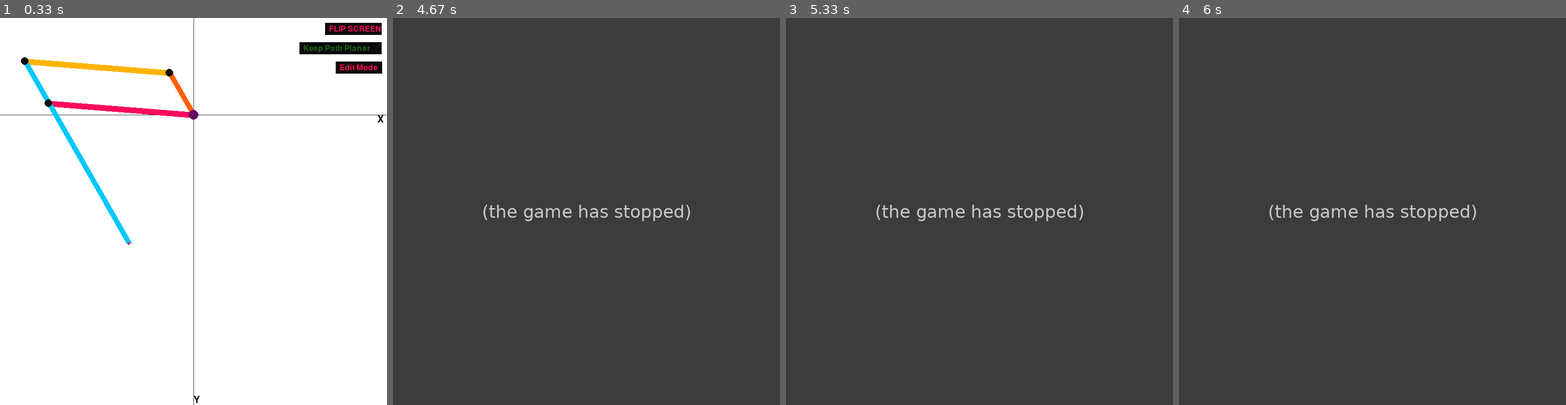
Above: before the commit, frames 1-4 (left to right).
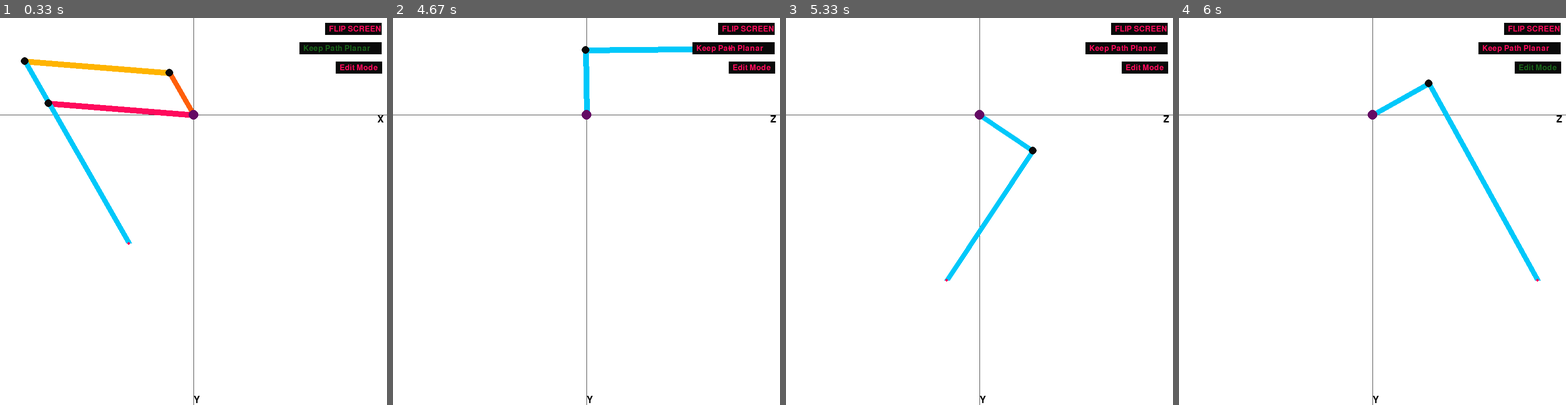
Above: after the commit, the same moments.

Repository: mRobinson10-28-98/Pygame-Mechanism-Package
Game: pygame game, started from Inverse Kinematics/5_Bar_3_DoF_IK.py
Two runs of this game, one before a commit and one after it. Both use one fixed random seed, a clock stepped at 60 frames per second and the inputs below.
Inputs (mouse positions are in pixels of both pictures, inside the frame that each line leads up to):
- Up to frame 1 (0.33 s): no input
- Up to frame 2 (4.67 s): press the mouse at (493, 215) at 0.37 s; move the mouse to (559, 257) at 0.47 s; release the mouse at (625, 296) at 0.6 s; tap K at 0.67, 4.33 s; tap Space at 1 s; tap J at 1.33 s; hold P 1.67-2.13 s; move the mouse to (721, 288) at 1.7 s; hold L 2.17-2.63 s; move the mouse to (439, 319) at 2.2 s; click "FLIP SCREEN" at 2.72 s; hold K 3-3.47 s; move the mouse to (679, 137) at 3.03 s; click "Keep Path Planar" at 4.05 s
- Up to frame 3 (5.33 s): press the mouse at (886, 215) at 4.7 s; move the mouse to (944, 226) at 4.8 s; release the mouse at (1002, 242) at 4.93 s; hold J 5-5.3 s; tap K at 5.07 s; click (948, 281) at 5.08 s
- Up to frame 4 (6 s): click "Edit Mode" at 5.38 s

Frame 1 is identical in both runs. In frame 2, 100% of the frame differs, in the area x 0-100%, y 0-100%; in frame 3, 100%; in frame 4, 100%.
Error before the commit: TypeError: Point.render() missing 2 required positional arguments: 'window' and 'xyScreen' (...; the game stopped at 4.37 s (later frames are placeholders)

Commit message:
Created a lot more files for different classes

Diff:
--- a/Inverse Kinematics/5_Bar_3_DoF_IK.py
+++ b/Inverse Kinematics/5_Bar_3_DoF_IK.py
@@ -3,15 +3,22 @@
 import csv
 
 import Variables as v
+import Basic_Functions as bf
 from Basic_Functions import pixels_to_inches
 from Basic_Functions import inches_to_pixels
 from Point import Point
 from Linkage import Linkage
-
-
-
+from CsvWriter import CsvWriter
+from Leg import Leg
+from Key import Key
+
+
+'''
 fileWriteName = '/home/pi/Documents/Motor Control/Normal Walking Gait/03032021.csv'
 fileReadName = '/home/pi/Documents/Motor Control/Normal Walking Gait/03032021.csv'
+ '''
+fileWriteName = 'C:/Users/drunk/PycharmProjects/pythonProject/Sean/5 Bar 3 Dof Quadruped/Normal Walking Gaits/03132021.csv'
+fileReadName = 'C:/Users/drunk/PycharmProjects/pythonProject/Sean/5 Bar 3 Dof Quadruped/Normal Walking Gaits/03132021.csv'
 
 # Initiated pygame
 py.init()
@@ -45,11 +52,11 @@
     for linkage in linkages:
         linkage.render(win, xyScreen)
     for button in buttons:
-        button.render()
+        button.render(win)
     for point in points:
         point.render(win, xyScreen)
 
-    leg1.render()
+    leg1.render(win, xyScreen)
     py.display.update()
 
 
@@ -67,220 +74,10 @@
     linkage_hipy = Linkage(leg1.lhipy, leg1.jointhip_z,
                        leg1.jointhip_y, -leg1.thetahip + m.pi/2, v.blue, linkages, xy=False)
 
-def initialize_screen():
-    py.time.delay(v.time_delay)
-    win.fill((255, 255, 255))
-
-    for event in py.event.get():
-        if event.type == py.QUIT:
-            run = False
-
-# x,y are coordinate points that are determined by clicking mouse
-# x,y coordinates are converted to inches in Point class before defined in Leg class
-# All Leg parameters in inches
-# All Angles referenced from y-axis +CCW
-
-
-class Leg:
-    def __init__(self, l1, l2, l3, l4, l5, lhipz):
-        self.origin_x = v.origin_x
-        self.origin_y = v.origin_y
-        self.l1 = l1
-        self.l2 = l2
-        self.l3 = l3
-        self.l4 = l4
-        self.l5 = l5
-        self.lhipz = lhipz
-
-        self.x = 0
-        self.y = 0
-        self.z = 0
-        self.csvCoord = []
-
-        self.lhipy = 0
-        self.theta1 = 0
-        self.theta2 = 0
-        self.theta3 = 0
-        self.theta4 = 0
-        self.thetahip = 0
-        self.csvThetas = []
-
-        self.thetaRef = 0
-        self.angles = [self.theta1, self.theta2, self.theta3, self.theta4]
-
-        self.joint2_x = self.origin_x + self.l2 * m.sin(self.theta2)
-        self.joint2_y = self.origin_y + self.l2 * m.cos(self.theta2)
-
-        self.joint3_x = self.origin_x + self.l2 * \
-            m.sin(self.theta2) + self.l3 * m.sin(self.theta3)
-        self.joint3_y = self.origin_y + self.l2 * \
-            m.cos(self.theta2) + self.l3 * m.cos(self.theta3)
-
-        self.joint4_x = self.origin_x + self.l1 * m.sin(self.theta1)
-        self.joint4_y = self.origin_y + self.l1 * m.cos(self.theta1)
-
-        self.jointhip_z = self.origin_x + self.lhipz * m.cos(self.thetahip)
-        self.jointhip_y = self.origin_y - self.lhipz * m.sin(self.thetahip)
-
-    def inv_kinematics(self):
-        self.thetaRef = m.acos(
-            (self.x**2 + self.y**2 - self.l1**2 - self.l5**2) / (2 * self.l1 * self.l5))
-        beta = m.atan2(self.l5 * m.sin(self.thetaRef),
-                       (self.l1 + self.l5 * m.cos(self.thetaRef)))
-        gamma = m.atan2(self.x, self.y)
-
-        self.theta1 = gamma - beta
-        self.theta4 = self.theta1 + self.thetaRef
-
-        RHS = self.l3**2 + self.l4**2 + self.l1**2 - self.l2**2 - (2 * self.l4 * self.l1 * m.cos(
-            self.theta4) * m.cos(self.theta1)) - (2 * self.l4 * self.l1 * m.sin(self.theta4) * m.sin(self.theta1))
-        a = RHS + 2 * self.l3 * self.l1 * \
-            m.cos(self.theta1) - 2 * self.l3 * self.l4 * m.cos(self.theta4)
-        b = 4 * self.l3 * self.l4 *\
-            m.sin(self.theta4) - 4 * self.l3 * self.l1 * m.sin(self.theta1)
-        c = RHS + 2 * self.l3 * self.l4 *\
-            m.cos(self.theta4) - 2 * self.l3 * self.l1 * m.cos(self.theta1)
-
-        u1 = (-b + m.sqrt(b**2 - 4 * a * c)) / (2 * a)
-
-        self.theta3 = 2 * m.atan(u1)
-        if self.theta3 <= 0:
-            self.theta3 += (2*m.pi)
-
-        self.theta2 = m.asin((-self.l3 * m.sin(self.theta3) - self.l4 *
-                              m.sin(self.theta4) + self.l1 * m.sin(self.theta1))/self.l2)
-
-        if (-self.l3 * m.cos(self.theta3) - self.l4 * m.cos(self.theta4) + self.l1 * m.cos(self.theta1))/self.l2 <= 0:
-            self.theta2 = m.pi - self.theta2
-
-        self.joint2_x = self.origin_x + self.l2 * m.sin(self.theta2)
-        self.joint2_y = self.origin_y + self.l2 * m.cos(self.theta2)
-
-        self.joint3_x = self.origin_x + self.l2 * \
-            m.sin(self.theta2) + self.l3 * m.sin(self.theta3)
-        self.joint3_y = self.origin_y + self.l2 * \
-            m.cos(self.theta2) + self.l3 * m.cos(self.theta3)
-
-        self.joint4_x = self.origin_x + self.l1 * m.sin(self.theta1)
-        self.joint4_y = self.origin_y + self.l1 * m.cos(self.theta1)
-
-        self.jointhip_z = self.origin_x + self.lhipz * m.cos(self.thetahip)
-        self.jointhip_y = self.origin_y - self.lhipz * m.sin(self.thetahip)
-
-        self.lhipy = m.sqrt(self.z**2 + self.y**2 - self.lhipz**2)
-        self.thetahip = m.atan2(-self.y, self.z) + \
-            m.atan2(self.lhipy, self.lhipz)
-
-
-    def servo_angles(self):
-        if self.theta1 <= 0:
-            self.theta1 = (self.theta1+(2*m.pi))
-        elif self.theta1 >= 360:
-            self.theta1 = (self.theta1 - 2*m.pi)
-
-        if self.theta2 <= 0:
-            self.theta2 = (self.theta2+(2*m.pi))
-        elif self.theta2 >= 360:
-            self.theta2 = (self.theta2 - 2*m.pi)
-
-        if self.theta3 <= 0:
-            self.theta3 = (self.theta3+(2*m.pi))
-        elif self.theta3 >= 360:
-            self.theta3 = (self.theta3 - 2*m.pi)
-
-        if self.theta4 <= 0:
-            self.theta4 = (self.theta4+(2*m.pi))
-        elif self.theta4 >= 360:
-            self.theta4 = (self.theta4 - 2*m.pi)
-
-    def render(self):
-        if xyScreen:
-            py.draw.circle(win, v.black, (int(inches_to_pixels(self.joint2_x)), int(
-                inches_to_pixels(self.joint2_y))), 8)
-            py.draw.circle(win, v.black, (int(inches_to_pixels(self.joint3_x)), int(
-                inches_to_pixels(self.joint3_y))), 8)
-            py.draw.circle(win, v.black, (int(inches_to_pixels(self.joint4_x)), int(
-                inches_to_pixels(self.joint4_y))), 8)
-            py.draw.circle(win, v.purple, (int(inches_to_pixels(self.origin_x)), int(
-                inches_to_pixels(self.origin_y))), 10)
-        else:
-            py.draw.circle(win, v.black, (int(inches_to_pixels(self.jointhip_z)), int(
-                inches_to_pixels(self.jointhip_y))), 8)
-            py.draw.circle(win, v.purple, (int(inches_to_pixels(self.origin_x)), int(
-                inches_to_pixels(self.origin_y))), 10)
-
-    def print_system(self):
-        print('Theta1: ' + str(m.degrees(self.theta1)))
-        print('Theta2: ' + str(m.degrees(self.theta1 - self.theta2)))
-        print('ThetaHip: ' + str(m.degrees(self.thetahip)))
-
-#         if self.theta1 - self.theta2 <= 0:
-#             print(m.degrees(
-#                 2*m.pi + self.theta1-self.theta2))
-#         else:
-#             print(m.degrees(self.theta1-self.theta2))
-        print('                             ')
-
-    def append_for_csv(self):
-        t1Csv = self.theta1
-        t2Csv = self.theta2 - self.theta1
-        if t2Csv <= 0:
-            t2Csv += 2*m.pi
-        thCsv = self.thetahip
-        print([str(m.degrees(t1Csv)), str(m.degrees(t2Csv)), str(m.degrees(thCsv))])
-        self.csvThetas.append([str(m.degrees(t1Csv)), str(m.degrees(t2Csv)), str(m.degrees(thCsv)),
-                               str(inches_to_pixels(self.x + v.origin_x)), str(inches_to_pixels(self.y + v.origin_y)), str(inches_to_pixels(self.z + v.origin_x))])
-
-    def write_csv(self):
-        print(' -   -   -   -   -   -   -   -   -   -   -   -  ')
-        print(self.csvThetas)
-        with open(fileWriteName, 'w', newline = '') as new_file:
-            thetaWriter = csv.writer(new_file, delimiter = ',')
-            for column in self.csvThetas:
-                thetaWriter.writerow([str(column[0]), str(column[1]), str(column[2]), str(column[3]), str(column[4]), str(column[5])])
-
-    def append_and_write_csv(self):
-        self.csvThetas = []
-        for point in range(0, len(points)):
-            initialize_screen()
-            linkages = []
-            current_point = points[point]
-            self.x = current_point.x_inches
-            self.y = current_point.y_inches
-            self.inv_kinematics()
-            self.servo_angles()
-            self.append_for_csv()
-            create_leg1()
-            draw_screen()
-
-        self.write_csv()
-
-
-class Clock:
-    def __init__(self, time=0):
-        self.time = time
-        self.previous = False
-        self.current = False
-
-    def refresh(self):
-        self.time = py.time.get_ticks()
-
-    def passed(self):
-        return py.time.get_ticks() - self.time
-
-
-class Key(Clock):
-    def __init__(self, input, debounceTime = 150):
-        super(Key, self).__init__()
-        self.input = input
-        self.debounceTime = debounceTime
-
-    def update(self, bttn):
-        self.input = bttn
-
-    def clicked(self):
-        if self.input and self.passed() >= self.debounceTime:
-            return True
+def csv_writer_iterate_function(point):
+    leg1.reassign_values(point)
+    leg1.inv_kinematics()
+    leg1.servo_angles()
 
 
 class Button:
@@ -295,12 +92,12 @@
         self.buttonFont = py.font.Font('freesansbold.ttf', self.fontSize)
         buttons.append(self)
 
-    def render(self):
-        py.draw.rect(win, v.black, (self.x, self.y, self.width, self.height))
+    def render(self, window):
+        py.draw.rect(window, v.black, (self.x, self.y, self.width, self.height))
         win.blit(self.buttonFont.render(self.name, True, self.color),
                  (self.x + self.fontSize/2, self.y + self.fontSize/3))
 
-    def isclick(self, x, y, click):
+    def clicked(self, x, y, click):
         if self.x <= x <= self.x + self.width:
             if self.y <= y <= self.y + self.height:
                 if click:
@@ -320,7 +117,7 @@
         self.point.z = self.x
 
     def render(self):
-        self.point.render()
+        self.point.render(win, xyScreen)
 
 
 # List of Point elements
@@ -330,31 +127,25 @@
 # Buttons!
 buttons = []
 
-
-keys = py.key.get_pressed()
-mouse_pos = py.mouse.get_pos()
-mouse_press = py.mouse.get_pressed()
-mouse_left_click = 0
-mouse_right_click = 0
-
 leg1 = Leg(v.linkLength1, v.linkLength2, v.linkLength3,
            v.linkLength4, v.linkLength5, v.linkLengthhip)
 
+csvWriter = CsvWriter(fileWriteName)
+
 mouse = Mouse(0, 0)
 
 #Left click is for adding points for the foot
-left_click = Key(mouse_left_click, 250)
-right_click = Key(mouse_right_click)
-k_click = Key(keys[py.K_k])
-k_click.debounceTime = 10
-z_click = Key(keys[py.K_z])
-r_click = Key(keys[py.K_r])
-l_click = Key(keys[py.K_l])
-j_click = Key(keys[py.K_j])
-p_click = Key(keys[py.K_p])
-space_click = Key(keys[py.K_SPACE])
-ctrl_click = Key(keys[py.K_LCTRL])
-shift_click = Key(keys[py.K_LSHIFT])
+left_click = Key(0)
+right_click = Key(2)
+k_click = Key(py.K_k, debounceTime=10)
+z_click = Key(py.K_z)
+r_click = Key(py.K_r)
+l_click = Key(py.K_l)
+j_click = Key(py.K_j)
+p_click = Key(py.K_p)
+space_click = Key(py.K_SPACE)
+ctrl_click = Key(py.K_LCTRL)
+shift_click = Key(py.K_LSHIFT)
 
 
 xyScreen = True
@@ -373,37 +164,24 @@
 run = True
 test = False
 while run:
-    initialize_screen()
-    print(py.time.get_ticks())
+    bf.initialize_screen(win)
+
     # List of Links
     linkages = []
 
-    # User inputs for pygame
+    # Mouse Position
     keys = py.key.get_pressed()
+    mouse_press = py.mouse.get_pressed()
     mouse_pos = py.mouse.get_pos()
-    mouse_press = py.mouse.get_pressed()
-    mouse_left_click = mouse_press[0]
-    mouse_right_click = mouse_press[2]
-
     mouse.x = mouse_pos[0]
     mouse.y = mouse_pos[1]
-    left_click.input = mouse_left_click
-    right_click.input = mouse_right_click
-    k_click.input = keys[py.K_k]
-    z_click.input = keys[py.K_z]
-    r_click.input = keys[py.K_r]
-    l_click.input = keys[py.K_l]
-    j_click.input = keys[py.K_j]
-    p_click.input = keys[py.K_p]
-    space_click.input = keys[py.K_SPACE]
-    ctrl_click.input = keys[py.K_LCTRL]
-    shift_click.input = keys[py.K_LSHIFT]
+
 
     # First, check if any buttons are being clicked
-    if left_click.clicked():
+    if left_click.clicked(mouse_press):
         buttonBool = False
         for button in buttons:
-            if button.isclick(mouse_pos[0], mouse_pos[1], mouse_left_click):
+            if button.clicked(mouse_pos[0], mouse_pos[1], left_click.clicked(mouse_press)):
                 buttonBool = True
 
         if not buttonBool:
@@ -450,8 +228,10 @@
                         y = mouse.y
                         previousPointIndex = point_index
                         xyScreen = False
+                        left_click.refresh()
                     else:
                         Point(mouse.x, mouse.y, inches_to_pixels(v.origin_x + leg1.lhipz), points)
+                        left_click.refresh()
 
                 # If you've already clicked a point in the xy plane and are not in yx plane, create a point
                 elif not xyScreen and mouse.holdingPoint:
@@ -461,6 +241,7 @@
                     mouse.point = 0
                     point_index = previousPointIndex
                     xyScreen = True
+                    left_click.refresh()
 
     if mouse.holdingPoint and not editModeBoolean:
         mouse.point.z = mouse.x
@@ -469,7 +250,7 @@
         mouse.render()
 
     # If "k" is pressed, delete all points other than original
-    if k_click.clicked():
+    if k_click.clicked(keys):
         if not planarPathBoolean:
             points = []
             point_index = 0
@@ -479,77 +260,79 @@
             y = mouse.y
             previousPointIndex = point_index
             xyScreen = False
-            k_click.refresh()
+
         else:
             points = []
             point_index = 0
             Point(mouse.x, mouse.y, inches_to_pixels(v.origin_x + leg1.lhipz), points)
-            k_click.refresh()
+
+        k_click.refresh()
+
 
     # If "z" is pressed, delete previous point, and add it to deleted points list
-    if z_click.clicked():
+    if z_click.clicked(keys) and len(points) > 1:
         points.pop(-1)
         Point(points[-1].x, points[-1].y, points[-1].z, deleted_points)
         z_click.refresh()
 
+
     # If "r" is pressed, redraw point most previously deleted (redo)
-    if r_click.clicked():
-        if len(deleted_points) > 0:
-            points.append(deleted_points[-1])
-            deleted_points.pop(-1)
-        r_click.refresh()
+    if r_click.clicked(keys) and len(deleted_points) > 0:
+        points.append(deleted_points[-1])
+        deleted_points.pop(-1)
+    r_click.refresh()
+
 
     # If "l" is pressed, go to next point in list
-    if l_click.clicked():
+    if l_click.clicked(keys):
         if point_index < len(points) - 1:
             point_index += 1
         else:
             point_index = 0
         l_click.refresh()
 
+
     # If "j" is pressed, go to previous point in list
-    if j_click.clicked():
+    if j_click.clicked(keys):
         if point_index > 0:
             point_index = point_index - 1
         else:
             point_index = len(points) - 1
         j_click.refresh()
 
+
     # If "p" is clicked, print theta values
-    if p_click.clicked():
+    if p_click.clicked(keys):
         leg1.print_system()
         p_click.refresh()
 
-    if space_click.clicked():
-        if ctrl_click.clicked():
-            leg1.append_and_write_csv()
+
+    if space_click.clicked(keys):
+        if ctrl_click.clicked(keys):
+            csvWriter.append_and_write_csv(win, points, leg1.return_for_csv, csv_writer_iterate_function)
             ctrl_click.refresh()
 
-        if shift_click.clicked():
+        if shift_click.clicked(keys):
             points = []
             with open(fileReadName, 'r') as csv_read_file:
                 csv_reader = csv.reader(csv_read_file)
                 for line in csv_reader:
                     points.append(Point(int(float(line[3])), int(float(line[4])), int(float(line[5])), points))
 
-            shift_click.refresh()
-        space_click.refresh()
-
-
     # If the flip screen button is clicked, flip the screen from xy to yz or yz to xy
-    if flipScreen.isclick(mouse_pos[0], mouse_pos[1], mouse_left_click) and left_click.passed() >= 250:
-        xyScreen = bool(m.fmod(int(xyScreen)+1, 2))
+    if flipScreen.clicked(mouse.x, mouse.y, left_click.clicked(mouse_press)):
+        xyScreen = not xyScreen
         left_click.refresh()
 
     # Switch path from planar to non planar or vv
-    if planarPath.isclick(mouse_pos[0], mouse_pos[1], mouse_left_click) and left_click.passed() >= 250:
-        planarPathBoolean = bool(m.fmod(int(planarPathBoolean)+1, 2))
+    if planarPath.clicked(mouse.x, mouse.y,  left_click.clicked(mouse_press)):
+        planarPathBoolean = not planarPathBoolean
         planarPath.color = v.green if planarPathBoolean else v.red
         left_click.refresh()
 
     # Switch to edit mode or vv
-    if editMode.isclick(mouse_pos[0], mouse_pos[1], mouse_left_click) and left_click.passed() >= 250:
-        editModeBoolean = bool(m.fmod(int(editModeBoolean)+1, 2))
+    if editMode.clicked(mouse.x, mouse.y,  left_click.clicked(mouse_press)):
+        editModeBoolean = not editModeBoolean
         editMode.color = v.green if editModeBoolean else v.red
         left_click.refresh()
 
--- a/Inverse Kinematics/Basic_Functions.py
+++ b/Inverse Kinematics/Basic_Functions.py
@@ -1,4 +1,5 @@
 import Variables as v
+import pygame as py
 
 # Converts length from pixels to inches (usually for kinematic analysis)
 def pixels_to_inches(pixels):
@@ -8,3 +9,11 @@
 # Converts length from inches to pixels (usually for display purposes)
 def inches_to_pixels(inches):
     return (inches * v.screen_dimension) / v.screen_dimension_inches
+
+def initialize_screen(window):
+    py.time.delay(v.time_delay)
+    window.fill((255, 255, 255))
+
+    for event in py.event.get():
+        if event.type == py.QUIT:
+            run = False
--- /dev/null
+++ b/Inverse Kinematics/CsvWriter.py
@@ -0,0 +1,27 @@
+import csv
+import Basic_Functions as bf
+
+class CsvWriter:
+    def __init__(self, filename):
+        self.filename = filename
+        self.csvList = []
+
+    def append_for_csv(self, append_list):
+        self.csvList.append(append_list)
+
+    def write_csv(self):
+        print(' -   -   -   -   -   -   -   -   -   -   -   -  ')
+        print(self.csvList)
+        with open(self.filename, 'w', newline='') as new_file:
+            lengthWriter = csv.writer(new_file, delimiter=',')
+            for column in self.csvList:
+                lengthWriter.writerow(column)
+
+    def append_and_write_csv(self, window, iterate_list, append_list, iterate_function):
+        self.csvList = []
+        for object in iterate_list:
+            bf.initialize_screen(window)
+            iterate_function(object)
+            self.append_for_csv(append_list())
+
+        self.write_csv()
--- /dev/null
+++ b/Inverse Kinematics/Key.py
@@ -0,0 +1,24 @@
+import pygame as py
+
+class Clock:
+    def __init__(self, time=0):
+        self.time = time
+        self.previous = False
+        self.current = False
+
+    def refresh(self):
+        self.time = py.time.get_ticks()
+
+    def passed(self):
+        return py.time.get_ticks() - self.time
+
+
+class Key(Clock):
+    def __init__(self, key_code, debounceTime=150):
+        super(Key, self).__init__()
+        self.key_code = key_code
+        self.debounceTime = debounceTime
+
+    def clicked(self, set):
+        if set[self.key_code] and self.passed() >= self.debounceTime:
+            return True
--- a/Inverse Kinematics/Leg.py
+++ b/Inverse Kinematics/Leg.py
@@ -149,6 +149,24 @@
         #             print(m.degrees(self.theta1-self.theta2))
         print('                             ')
 
+    def reassign_values(self, point):
+        self.x = point.x_inches
+        self.y = point.y_inches
+        self.z = point.z_inches
+
+
+    def return_for_csv(self):
+        t1Csv = self.theta1
+        t2Csv = self.theta2 - self.theta1
+        if t2Csv <= 0:
+            t2Csv += 2 * m.pi
+        thCsv = self.thetahip
+        return [str(m.degrees(t1Csv)), str(m.degrees(t2Csv)), str(m.degrees(thCsv)),
+                               str(inches_to_pixels(self.x + v.origin_x)),
+                               str(inches_to_pixels(self.y + v.origin_y)),
+                               str(inches_to_pixels(self.z + v.origin_x))]
+
+'''
     def append_for_csv(self):
         t1Csv = self.theta1
         t2Csv = self.theta2 - self.theta1
@@ -157,7 +175,8 @@
         thCsv = self.thetahip
         print([str(m.degrees(t1Csv)), str(m.degrees(t2Csv)), str(m.degrees(thCsv))])
         self.csvThetas.append([str(m.degrees(t1Csv)), str(m.degrees(t2Csv)), str(m.degrees(thCsv)),
-                               str(inches_to_pixels(self.x + v.origin_x)), str(inches_to_pixels(self.y + v.origin_y)),
+                               str(inches_to_pixels(self.x + v.origin_x)),
+                               str(inches_to_pixels(self.y + v.origin_y)),
                                str(inches_to_pixels(self.z + v.origin_x))])
 
     def write_csv(self):
@@ -167,12 +186,13 @@
             thetaWriter = csv.writer(new_file, delimiter=',')
             for column in self.csvThetas:
                 thetaWriter.writerow(
-                    [str(column[0]), str(column[1]), str(column[2]), str(column[3]), str(column[4]), str(column[5])])
+                    [str(column[0]), str(column[1]), str(column[2]), str(column[3]), str(column[4]),
+                     str(column[5])])
 
     def append_and_write_csv(self):
         self.csvThetas = []
         for point in range(0, len(points)):
-            initialize_screen()
+            bf.initialize_screen(win)
             linkages = []
             current_point = points[point]
             self.x = current_point.x_inches
@@ -184,3 +204,4 @@
             draw_screen()
 
         self.write_csv()
+'''
--- /dev/null
+++ b/Normal Walking Gaits/03132021.csv
@@ -0,0 +1,12 @@
+298.592654293998,267.0806948320069,-0.04301969135638354,281.0,644.0,533.0
+294.83377758351037,280.1802546839452,-0.04787282046427445,319.0,599.0,533.0
+290.39124394744056,291.41407891591416,-0.0541132993350675,341.0,553.0,533.0
+288.3601055376459,300.6815198823824,-0.06103169338089618,367.0,513.0,533.0
+291.0511727316587,302.45625692123303,-0.06242849787002671,388.0,506.0,533.0
+304.8127519144961,298.30275567295257,-0.05932509761581488,451.0,522.0,533.0
+315.9703653145267,287.99479262658514,-0.05276747949202362,491.0,562.0,533.0
+324.1561507777377,273.1979370343718,-0.04515593798928851,505.0,623.0000000000001,533.0
+324.0448155420284,267.53153904948005,-0.04244596889814466,485.0,650.0,533.0
+315.7667058239267,268.16682709852466,-0.04197942912253511,422.0,654.9999999999999,533.0
+307.0832612606091,268.789281910273,-0.04235183310770575,356.0,651.0,533.0
+304.4031872381548,267.97965046950975,-0.04235183310770575,331.0,651.0,533.0
--- a/Old Code/VIP_Inv_kinematics.py
+++ b/Old Code/VIP_Inv_kinematics.py
@@ -407,7 +407,7 @@
     if left_click.clicked():
         buttonBool = False
         for button in buttons:
-            if button.isclick(mouse_pos[0], mouse_pos[1], mouse_left_click):
+            if button.clicked(mouse_pos[0], mouse_pos[1], mouse_left_click):
                 buttonBool = True
 
         if xyScreen and not buttonBool:
